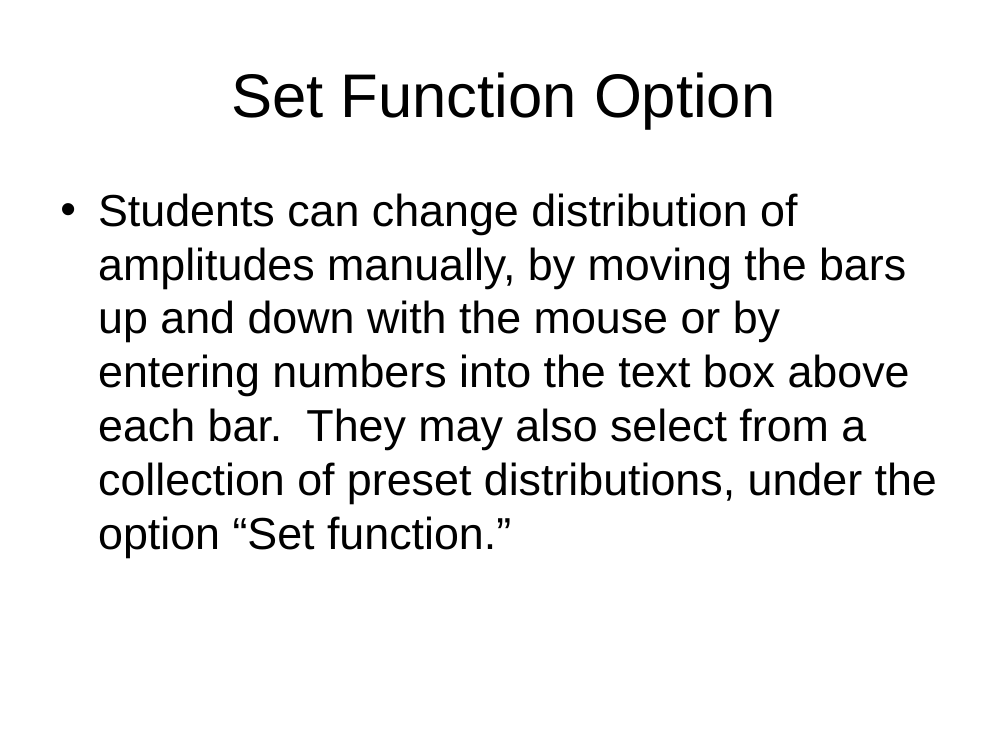
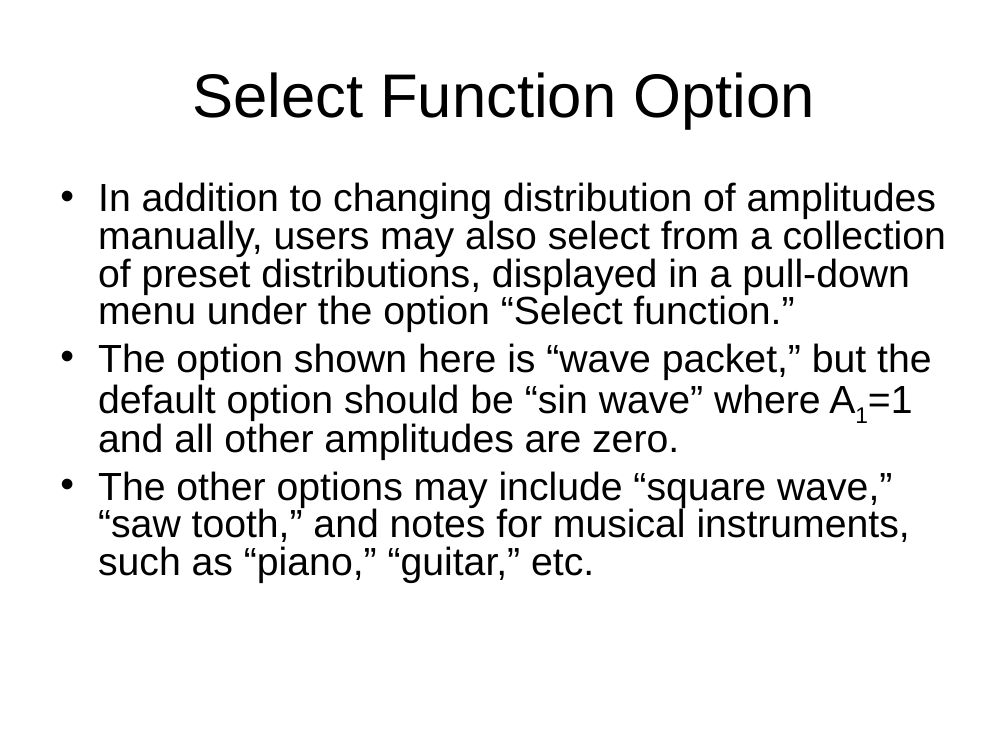
Before and after one commit to mleoking/PhET, a slide deck: slide 10 of fourier/doc/Fourier_Design_Outline.ppt (slide 6 before the commit). Drawn at 1008x756 pixels with LibreOffice and Linux fonts; fonts in the diff are those of the drawing. Boxes give left, top, right and bottom in pixels: in the first picture for what was removed or moved away, otherwise in the second. Text is boxed around its words. In the diff, an @@ line names an element or a change of style, - is before the commit and + after.

```diff
--- a/fourier/doc/Fourier_Design_Outline.ppt
+++ b/fourier/doc/Fourier_Design_Outline.ppt
@@ title at (192,72,814,129): text changed @@
-Set Function Option
+Select Function Option
@@ text at (98,182,946,583): text changed; size 32 to 28 pt @@
-• Students can change distribution of amplitudes manually, by moving the bars up and down with the mouse or by entering numbers into the text box above each bar. They may also select from a collection of preset distributions, under the option “Set function.”
+• In addition to changing distribution of amplitudes manually, users may also select from a collection of preset distributions, displayed in a pull-down menu under the option “Select function.”
+• The option shown here is “wave packet,” but the default option should be “sin wave” where A1=1 and all other amplitudes are zero.
+• The other options may include “square wave,” “saw tooth,” and notes for musical instruments, such as “piano,” “guitar,” etc.
```
Also in this commit, not shown: 10 other slides changed, 16 slides added, 6 slides removed.
